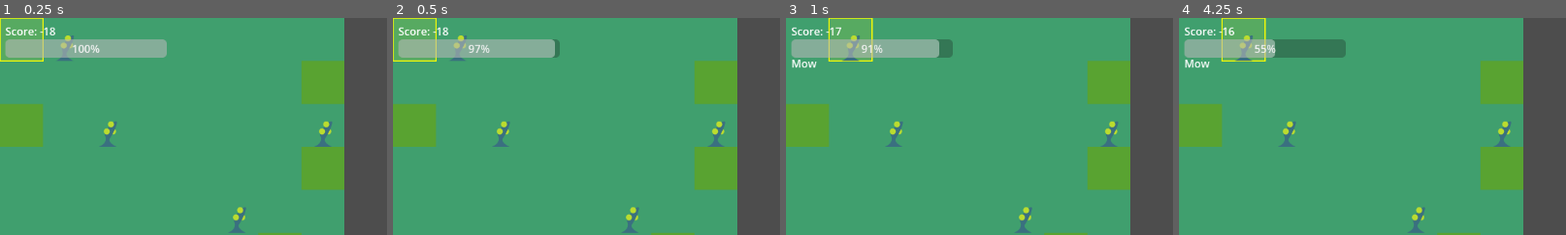
Above: before the commit, frames 1-4 (left to right).
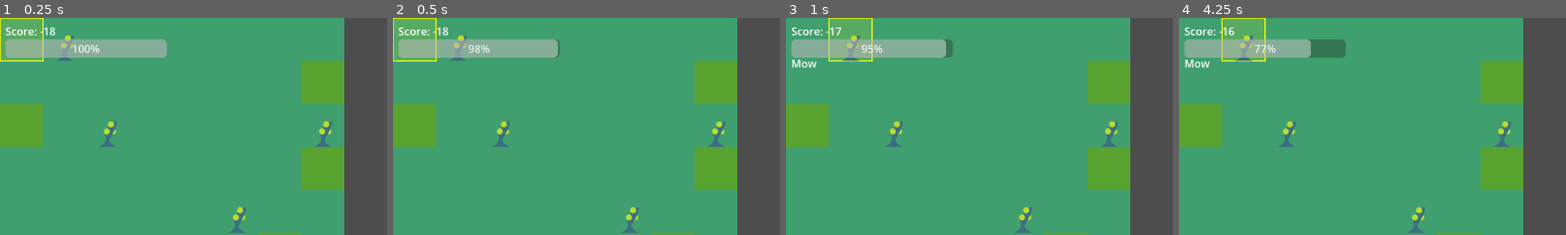
Above: after the commit, the same moments.

Repository: mcelroyian/lawndemonium
Game: Godot game, scene res://scenes/Main.tscn
Two runs of this game, one before a commit and one after it. Both use one fixed random seed, a clock stepped at 60 frames per second and the inputs below.
Inputs:
- Up to frame 1 (0.25 s): no input
- Up to frame 2 (0.5 s): no input
- Up to frame 3 (1 s): tap Enter at 0.5 s; hold D (move_right) from 0.53 s (still down); hold Space (action) from 0.53 s (still down)
- Up to frame 4 (4.25 s): release D (move_right) at 1.28 s; release Space (action) at 1.28 s; hold S (move_down) 1.28-2.03 s; tap Tab (toggle_action) at 1.35, 2.85 s; hold D (move_right) 2.03-2.78 s; hold Space (action) 2.03-2.78 s; tap Enter at 2.75 s; hold W (move_up) 2.78-3.53 s; tap Space (action) at 3.5 s; hold A (move_left) from 3.53 s (still down); hold Space (action) from 3.53 s (still down)
The pictures show only the part of the screen within x 0-50%, y 0-50%; the shares and areas given below are measured in that part.

Frame 1 is identical in both runs. In frame 2, 0.1% of the frame differs, in the area x 21-43%, y 9-19%; in frame 3, 0.2%; in frame 4, 0.9%, in the area x 19-35%, y 9-19%.

Commit message:
Adjust grass tick interval and modify turn timer countdown speed for improved gameplay dynamics

Diff:
--- a/levels/Level1Easy.tres
+++ b/levels/Level1Easy.tres
@@ -11,6 +11,6 @@
 weed_spawn_ratio = 0.0
 weed_tick_interval_sec = 9999.0
 weed_respawn_cooldown_sec = 6.0
-grass_tick_interval_sec = 3.0
+grass_tick_interval_sec = 9999.0
 p_good_to_ok = 0.02
 p_ok_to_bad = 0.01
--- a/scripts/Main.gd
+++ b/scripts/Main.gd
@@ -97,7 +97,7 @@
 	var amount: float = 1.0
 	if turn_timer:
 		# Make countdown 4x faster than before
-		amount = 20.0 * turn_timer.wait_time
+		amount = 10.0 * turn_timer.wait_time
 	_tick_time(amount)
 	_check_game_over()
 
